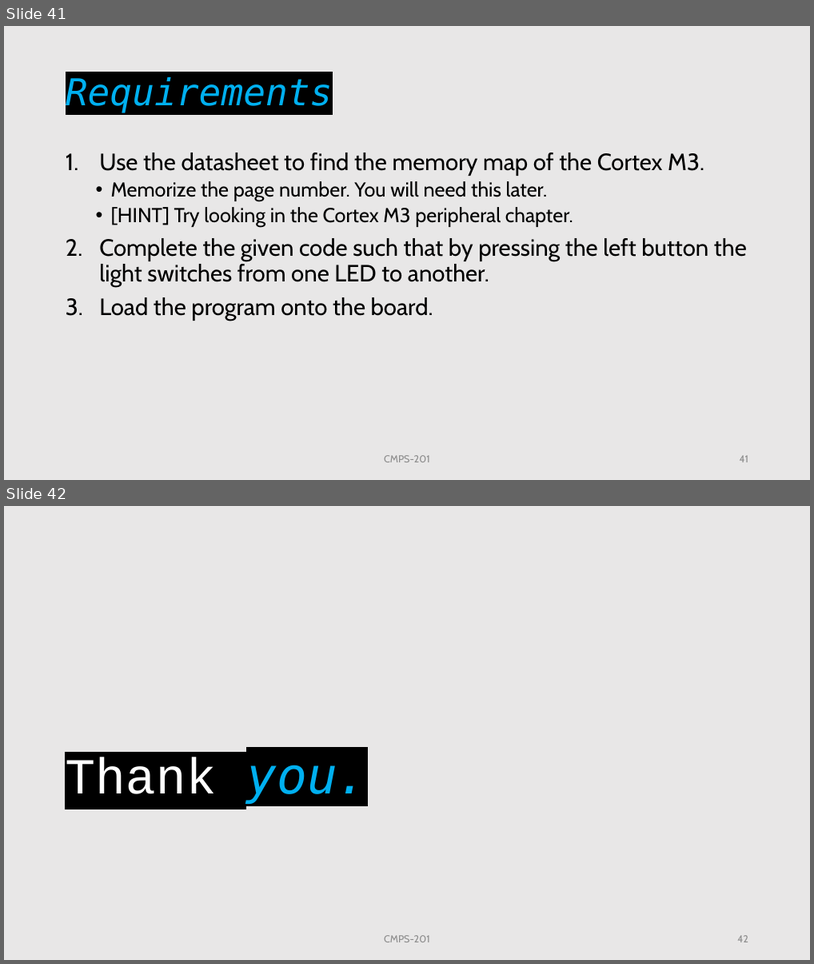
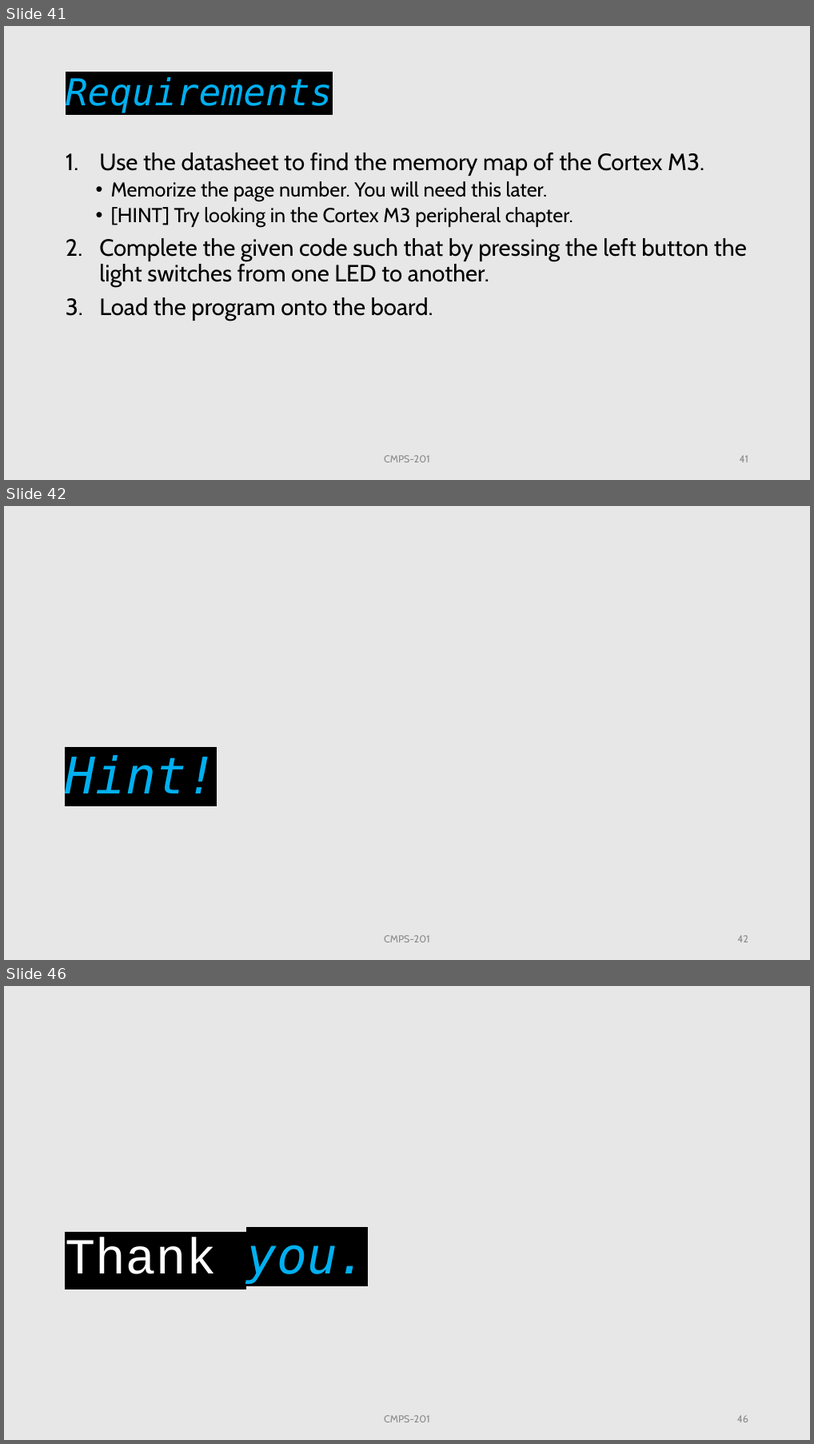
Before and after one commit to OmarAmer01/CMPS201_2023, a slide deck: Lab 4/Lab 4.pptx. Shown one above the other, each under a label of ours: slides 41 and 42 before the commit, slides 41, 42 and 46 after it; the slides between them are not shown. The pictures are 814x964 and 814x1444 pixels, drawn with LibreOffice and Linux fonts; fonts in the diff are those of the drawing. Boxes give left, top, right and bottom in pixels: in the first picture for what was removed or moved away, otherwise in the second. Text is boxed around its words. In the diff, an @@ line names an element or a change of style, - is before the commit and + after.

```diff
--- a/Lab 4/Lab 4.pptx
+++ b/Lab 4/Lab 4.pptx
@@ slide 42 added at (4,506,810,960), background #E9E7E7 @@
@@ title added at (65,755,217,793), 60 pt, text #00B0F0, italic @@
+Hint!
@@ text added at (384,935,430,942), 12 pt, text #8C8C8C @@
+CMPS-201
@@ page number added at (738,935,749,942), 12 pt, text #8C8C8C @@
+42
@@ what was slide 42 is now slide 46 @@
@@ page number at (738,1415,749,1422): text changed @@
-42
+46
```
Also in this commit, not shown: 1 slide changed, 3 other slides added, 1 other file.
